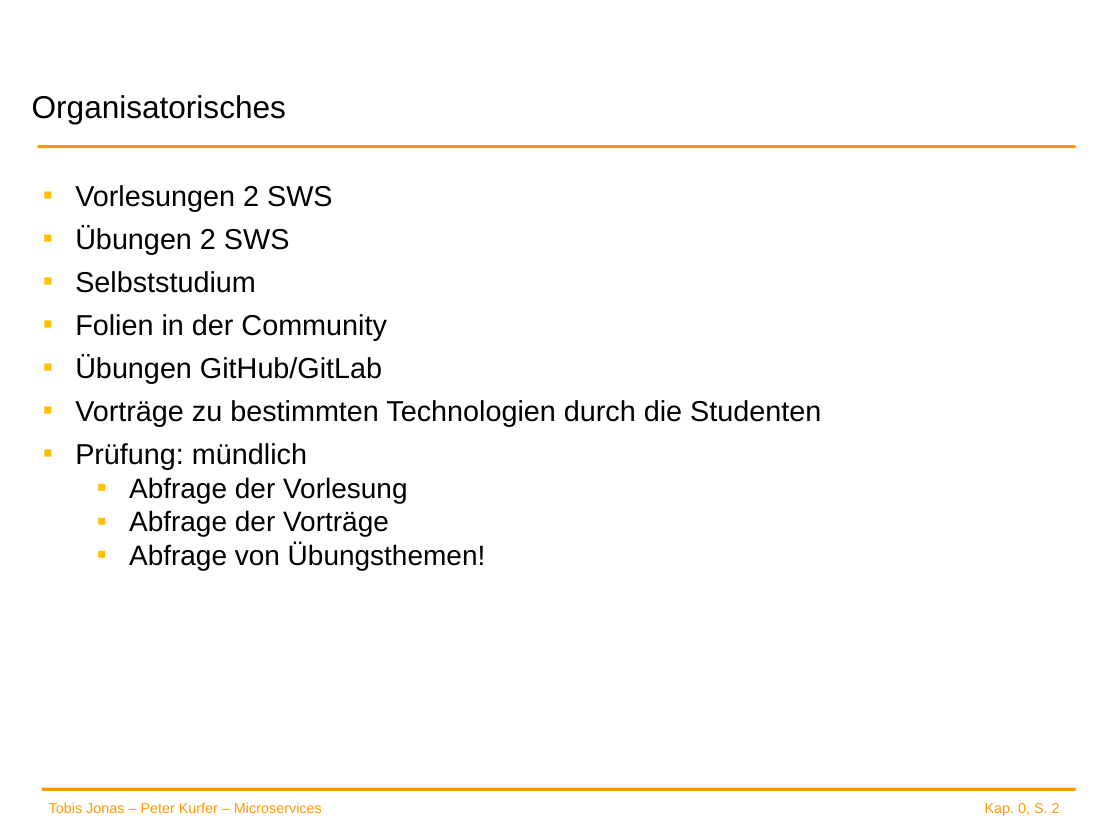
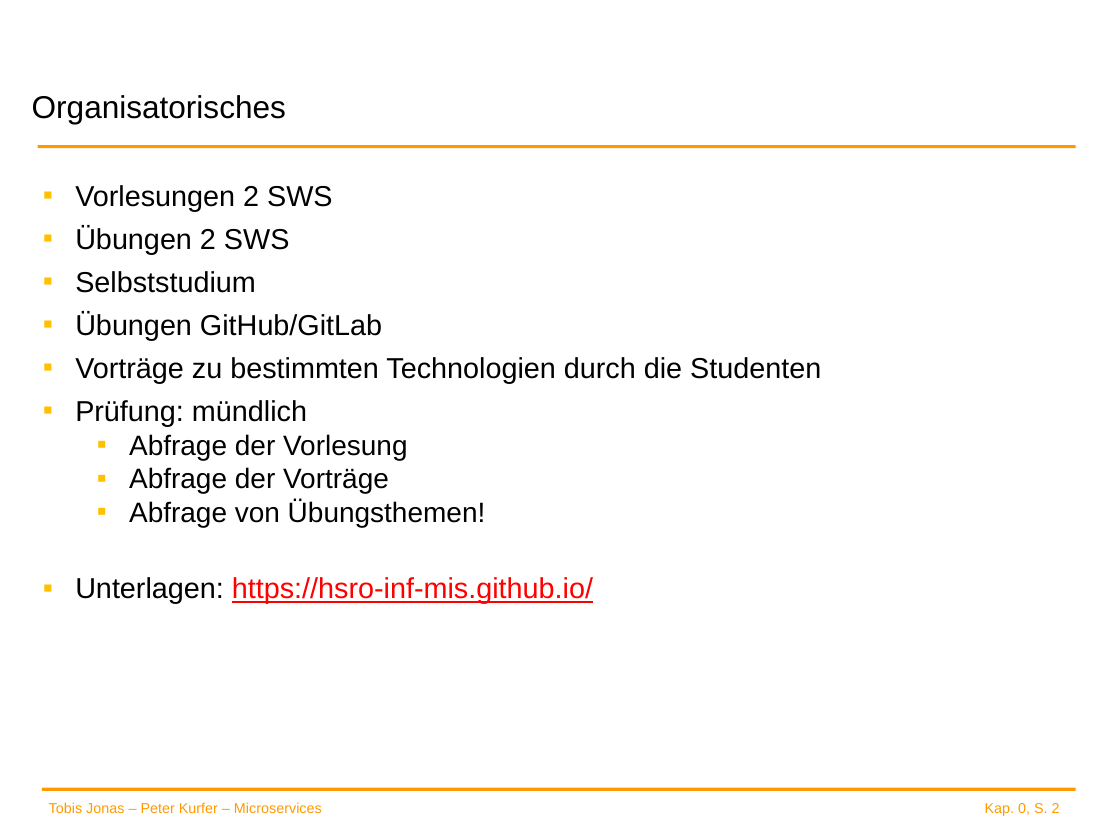
Before and after one commit to spoeck/Lectures, a slide deck: slide 2 of 00-Info/Orga.pptx. Drawn at 1120x840 pixels with LibreOffice and Linux fonts; fonts in the diff are those of the drawing; background and template pictures are left out. Boxes give left, top, right and bottom in pixels: in the first picture for what was removed or moved away, otherwise in the second. Text is boxed around its words. In the diff, an @@ line names an element or a change of style, - is before the commit and + after.

Commit message:
ref: add github link

```diff
--- a/00-Info/Orga.pptx
+++ b/00-Info/Orga.pptx
@@ text at <box>75,314,386,340</box>: paragraph removed @@
-▪ Folien in der Community
@@ text at <box>75,577,593,604</box>: paragraph added @@
+▪ Unterlagen: https://hsro-inf-mis.github.io/
```
